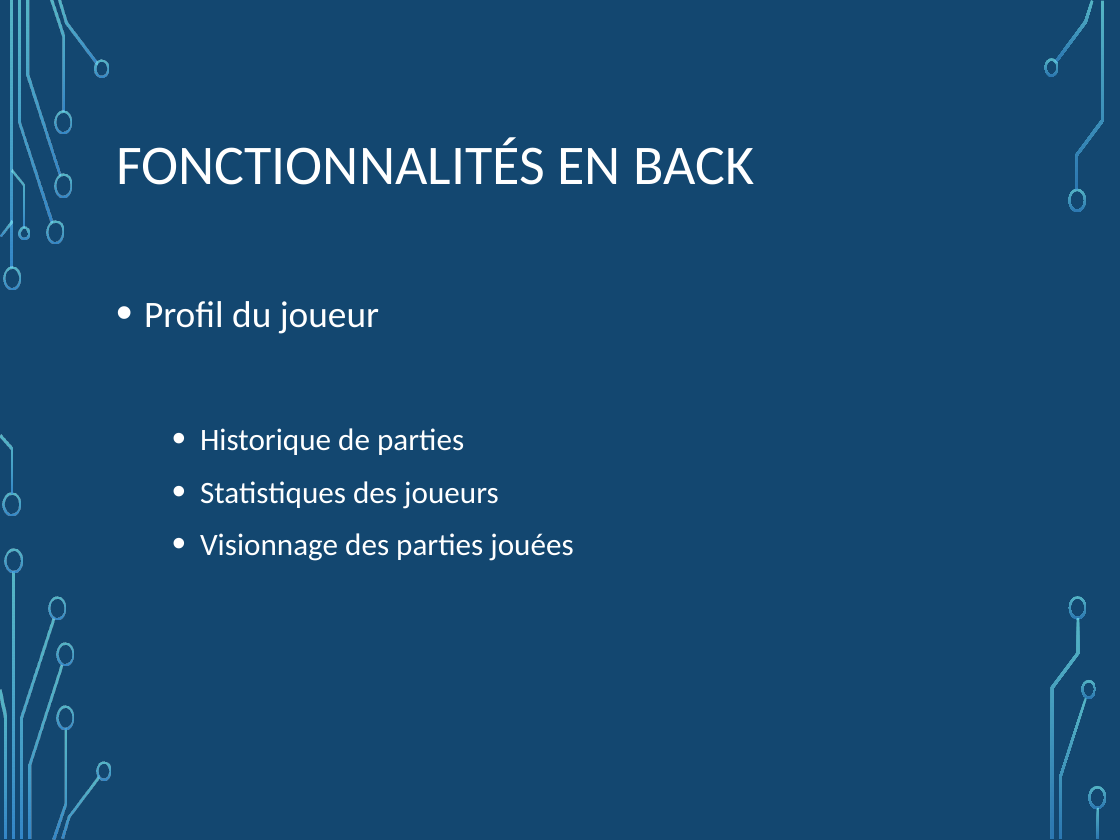
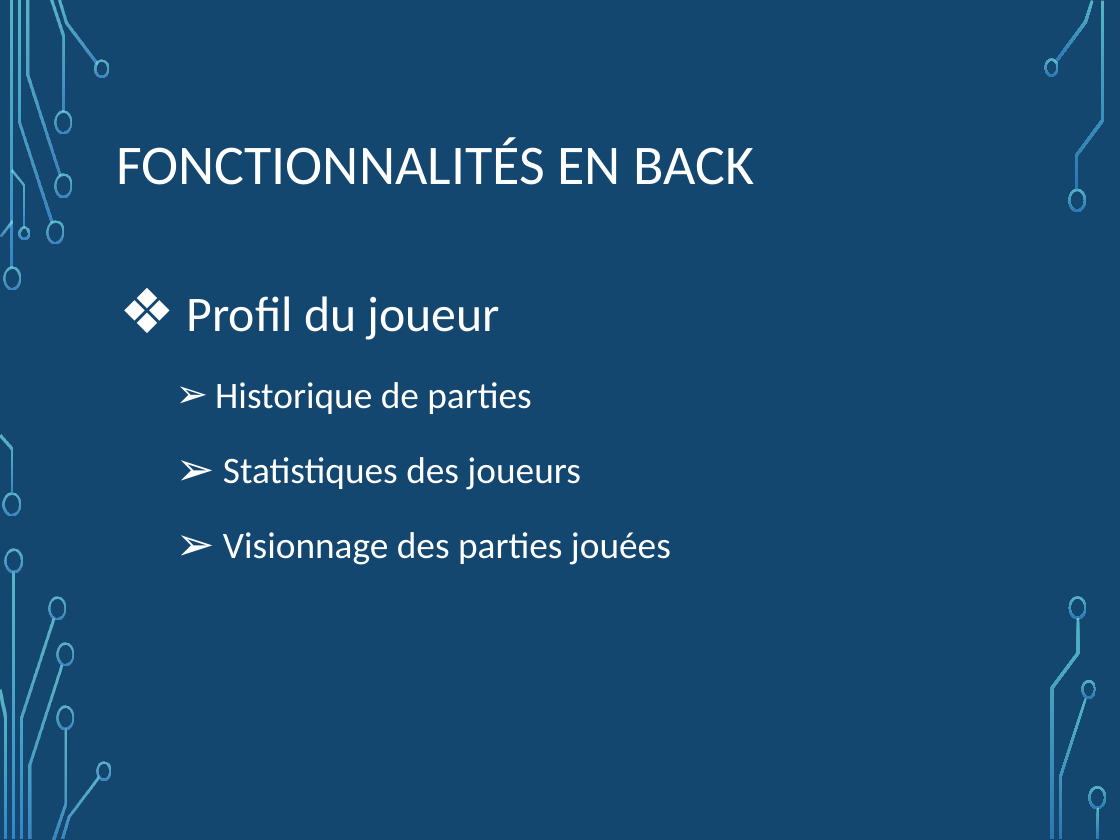
Before and after one commit to NicoPerret/projet-echec, a slide deck: slide 10 of Diapo présentation projet.pptx. Drawn at 1120x840 pixels with LibreOffice and Linux fonts; fonts in the diff are those of the drawing; background and template pictures are left out. Boxes give left, top, right and bottom in pixels: in the first picture for what was removed or moved away, otherwise in the second. Text is boxed around its words. In the diff, an @@ line names an element or a change of style, - is before the commit and + after.

```diff
--- a/Diapo présentation projet.pptx
+++ b/Diapo présentation projet.pptx
@@ text "Profil du joueur": place and size @@
-text "Profil du joueur" at (144, 301, 573, 561)
+text "Profil du joueur" at (187, 296, 671, 565)
@@ text "Profil du joueur" at (187, 296, 671, 565): size 24 to 32 pt in "Profil du joueur"; size 20 to 24 pt in "Historique de parties", "Statistiques des joueurs", "Visionnage des parties jouées"; bullet • to ❖; line spacing 1.2 to 1.5; bullet • to ➢ @@
```
Also in this commit, not shown: 13 other slides changed.
